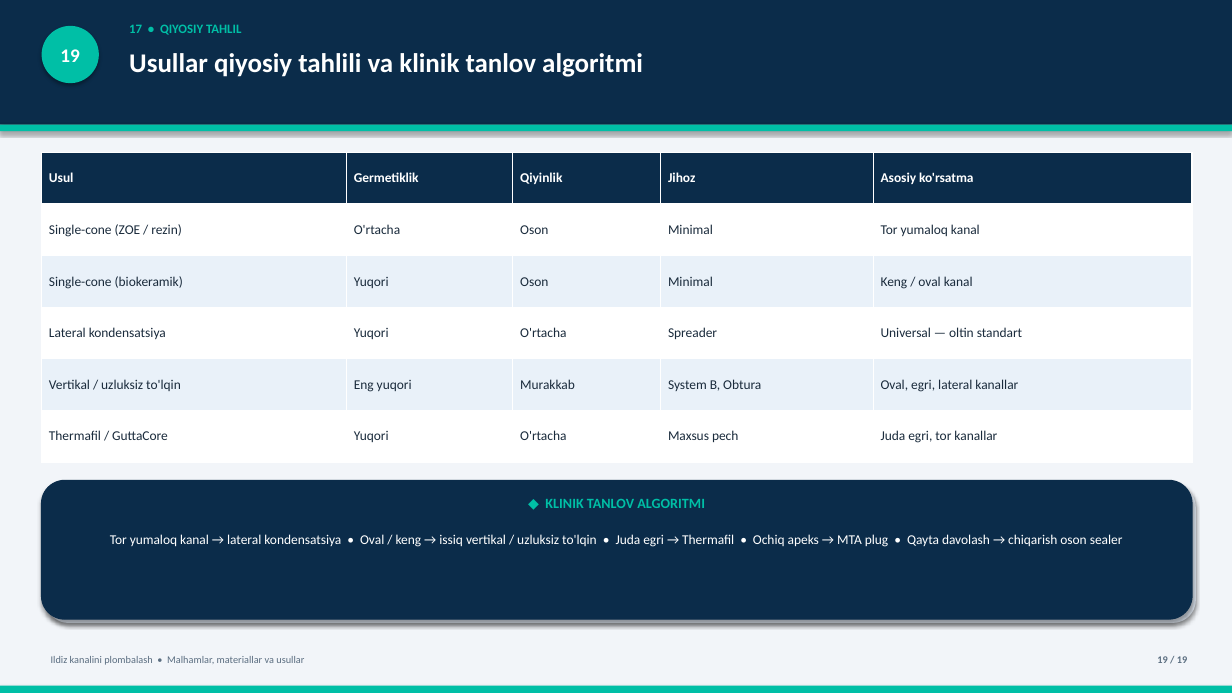
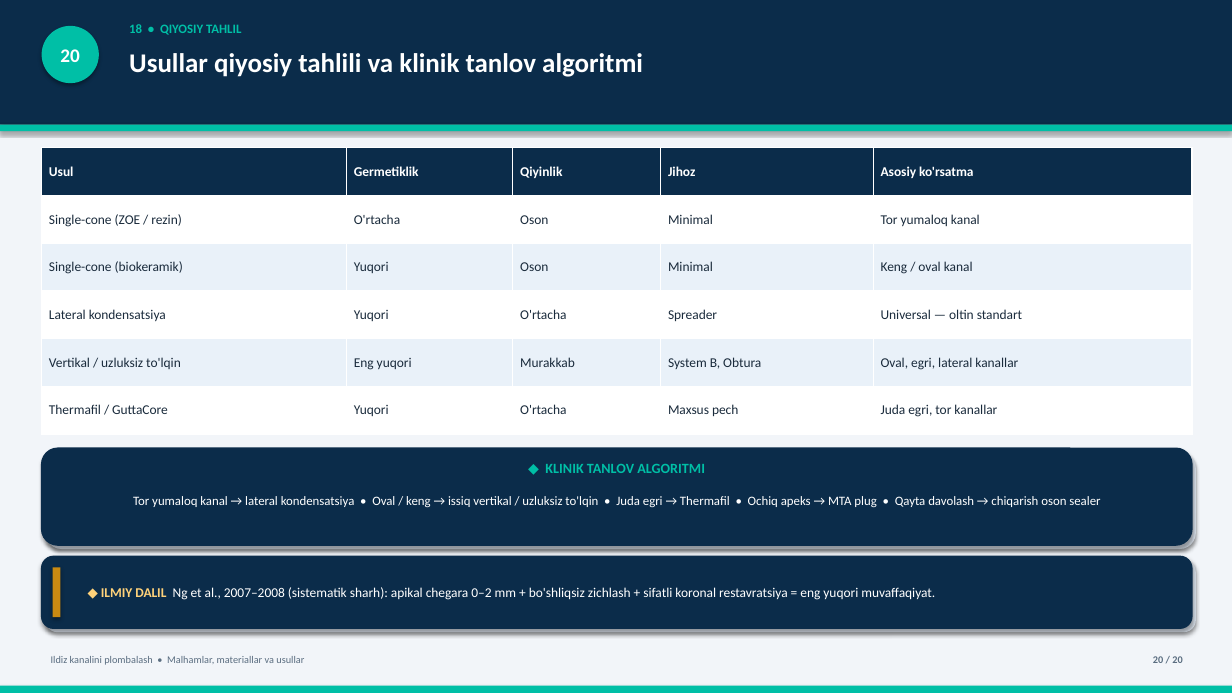
Before and after one commit to jabborovd18-collab/jdakimyo, a slide deck: slide 20 of Ildiz_kanalini_plombalash_taqdimot.pptx (slide 19 before the commit). Drawn at 1232x693 pixels with LibreOffice and Linux fonts; fonts in the diff are those of the drawing. Boxes give left, top, right and bottom in pixels: in the first picture for what was removed or moved away, otherwise in the second. Text is boxed around its words. In the diff, an @@ line names an element or a change of style, - is before the commit and + after.

```diff
--- a/Ildiz_kanalini_plombalash_taqdimot.pptx
+++ b/Ildiz_kanalini_plombalash_taqdimot.pptx
@@ text at bbox=[129, 24, 241, 35]: text changed @@
-17 • QIYOSIY TAHLIL
+18 • QIYOSIY TAHLIL
@@ text in ellipse at bbox=[60, 49, 79, 62]: text changed @@
-19
+20
@@ table: place and size @@
-table at bbox=[42, 152, 1192, 462]
+table at bbox=[42, 148, 1192, 434]
@@ rounded rectangle: place and size @@
-rounded rectangle at bbox=[42, 481, 1192, 619]
+rounded rectangle at bbox=[42, 448, 1192, 545]
@@ rounded rectangle: place and size @@
-rounded rectangle at bbox=[45, 484, 1196, 623]
+rounded rectangle at bbox=[45, 452, 1196, 549]
@@ text "◆ KLINIK TANLOV ALGORITMI": place and size @@
-text "◆ KLINIK TANLOV ALGORITMI" at bbox=[545, 499, 705, 508]
+text "◆ KLINIK TANLOV ALGORITMI" at bbox=[545, 464, 705, 473]
@@ text "Tor yumaloq kanal → lateral ...": place and size @@
-text "Tor yumaloq kanal → lateral ..." at bbox=[110, 534, 1123, 547]
+text "Tor yumaloq kanal → lateral ..." at bbox=[133, 496, 1100, 508]
@@ text "Tor yumaloq kanal → lateral ..." at bbox=[133, 496, 1100, 508]: size 10.5 to 10 pt @@
@@ rounded rectangle added at bbox=[42, 556, 1192, 628], fill #0B2C4A, outline #0B2C4A 1 pt @@
@@ rounded rectangle added at bbox=[45, 560, 1196, 632], fill #DEE6F0 @@
@@ rectangle added at bbox=[53, 567, 60, 617], fill #C98A12 @@
@@ text added at bbox=[101, 587, 935, 600], 10.5 pt, text #FFFFFF @@
+◆ ILMIY DALIL Ng et al., 2007–2008 (sistematik sharh): apikal chegara 0–2 mm + bo'shliqsiz zichlash + sifatli koronal restavratsiya = eng yuqori muvaffaqiyat.
@@ text at bbox=[1153, 656, 1182, 663]: text changed @@
-19 / 19
+20 / 20
```
Also in this commit, not shown: 17 other slides changed, 2 slides added, 1 slide removed, 11 other files.
